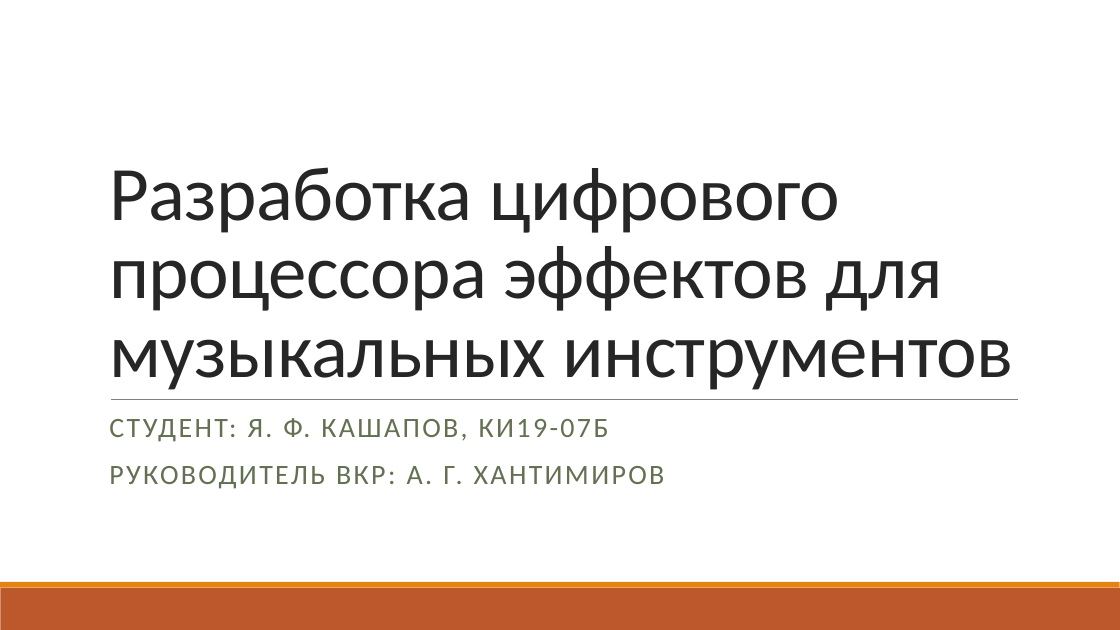
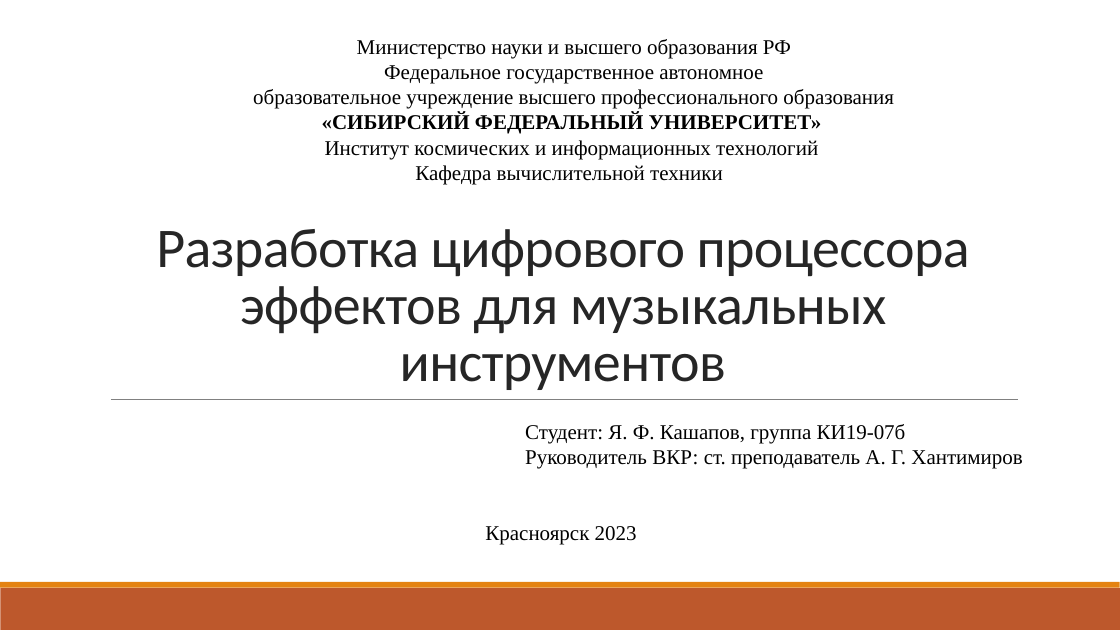
Before and after one commit to kashapovd/bachelor-project, a slide deck: slide 1 of report/presentation/fx-processor.pptx. Drawn at 1120x630 pixels with LibreOffice and Linux fonts; fonts in the diff are those of the drawing. Boxes give left, top, right and bottom in pixels: in the first picture for what was removed or moved away, otherwise in the second. Text is boxed around its words. In the diff, an @@ line names an element or a change of style, - is before the commit and + after.

Commit message:
fix presentation

```diff
--- a/report/presentation/fx-processor.pptx
+++ b/report/presentation/fx-processor.pptx
@@ text added at <box>253,39,894,184</box>, 18 pt, text #000000 @@
+Министерство науки и высшего образования РФ
+Федеральное государственное автономное
+образовательное учреждение высшего профессионального образования
+«СИБИРСКИЙ ФЕДЕРАЛЬНЫЙ УНИВЕРСИТЕТ»
+Институт космических и информационных технологий
+Кафедра вычислительной техники
@@ title "Разработка цифрового процессора эффектов для ...": place and size @@
-title "Разработка цифрового процессора эффектов для ..." at <box>109,167,1013,390</box>
+title "Разработка цифрового процессора эффектов для ..." at <box>156,229,970,390</box>
@@ title "Разработка цифрового процессора эффектов для ..." at <box>156,229,970,390</box>: size 66 to 48 pt; alignment left to centre @@
@@ text at <box>525,424,1022,469</box>: text changed; size 24 to 18 pt; font Calibri to Times New Roman; text colour #637052 to #000000 @@
-СТУДЕНТ: Я. Ф. КАШАПОВ, КИ19-07Б
-РУКОВОДИТЕЛЬ ВКР: А. Г. ХАНТИМИРОВ
+Студент: Я. Ф. Кашапов, группа КИ19-07б
+Руководитель ВКР: ст. преподаватель А. Г. Хантимиров
@@ text added at <box>485,526,637,545</box>, 18 pt, text #000000 @@
+Красноярск 2023
```
Also in this commit, not shown: 1 other slide changed.
